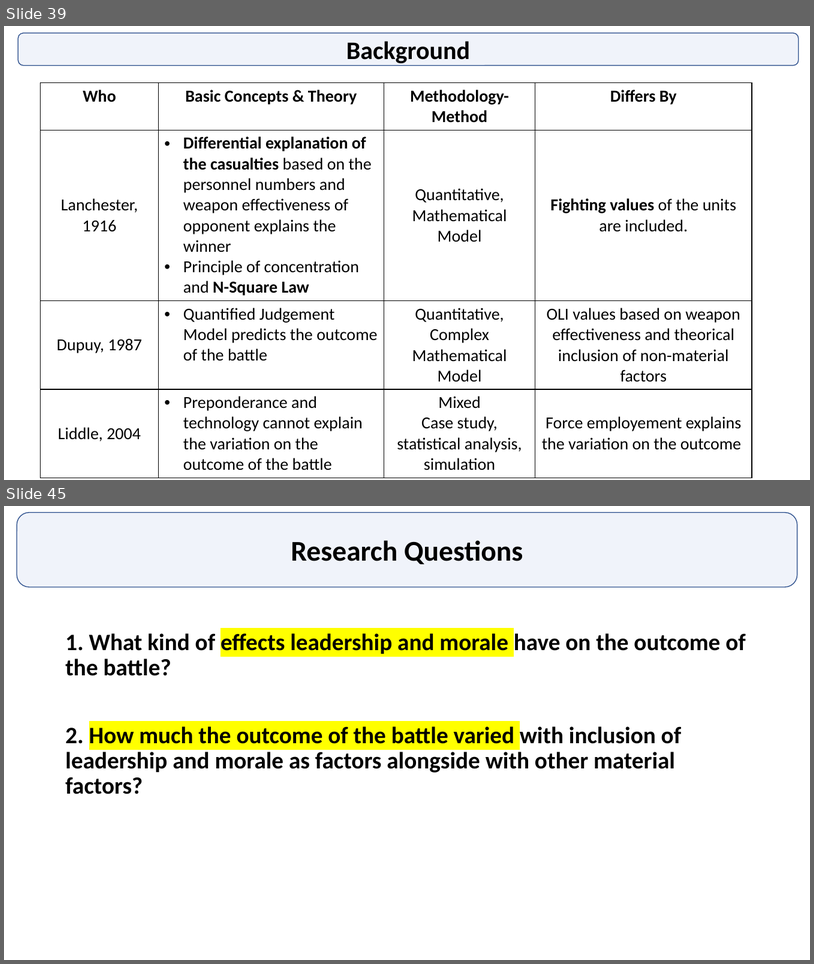
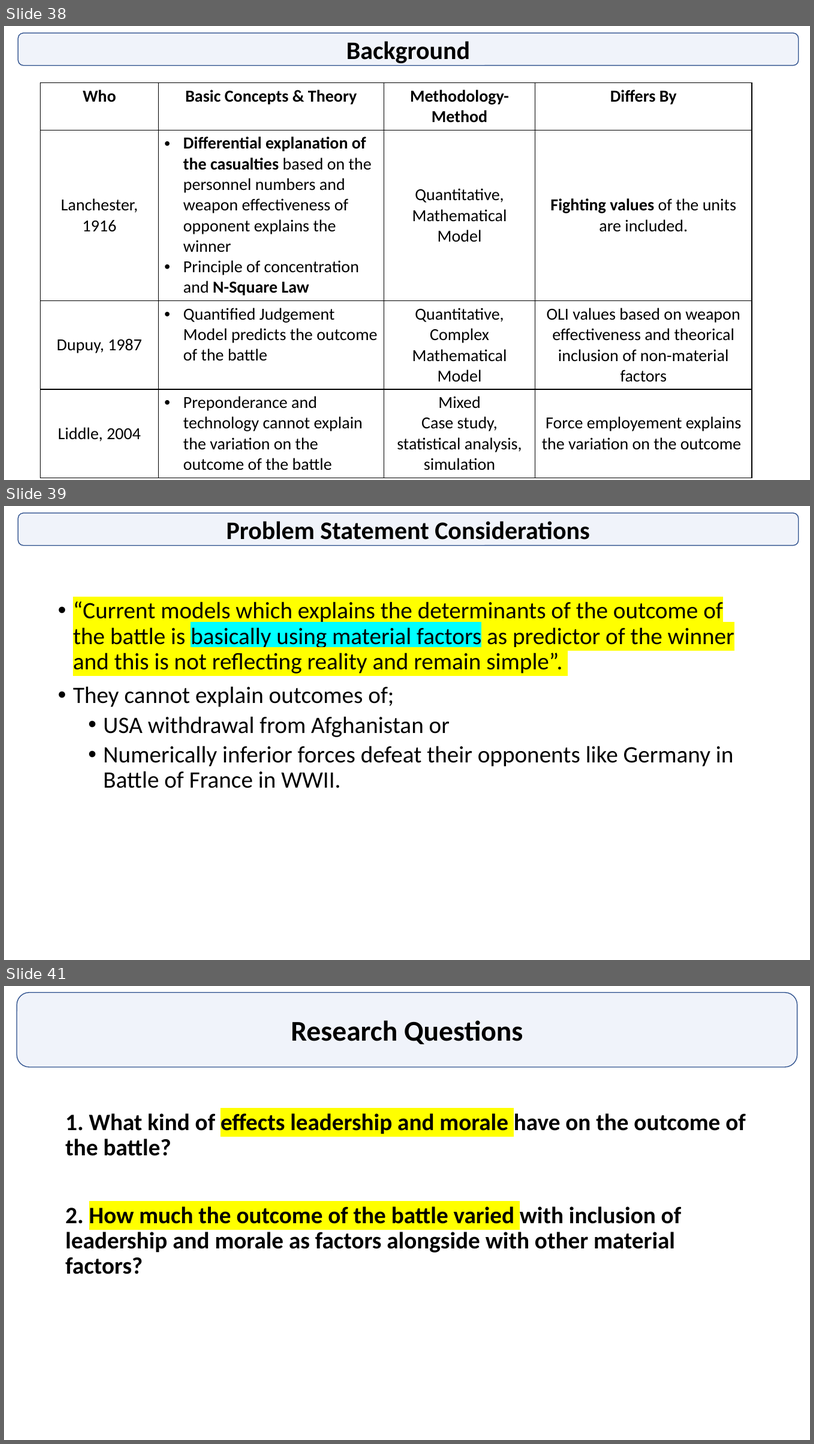
Before and after one commit to GurkanGitHub/PhD, a slide deck: PhD Discussion.pptx. Shown one above the other, each under a label of ours: slides 39 and 45 before the commit, slides 38, 39 and 41 after it; the slides between them are not shown. The pictures are 814x964 and 814x1444 pixels, drawn with LibreOffice and Linux fonts; fonts in the diff are those of the drawing. Boxes give left, top, right and bottom in pixels: in the first picture for what was removed or moved away, otherwise in the second. Text is boxed around its words. In the diff, an @@ line names an element or a change of style, - is before the commit and + after.

```diff
--- a/PhD Discussion.pptx
+++ b/PhD Discussion.pptx
@@ slide 39 added at bbox=[4, 506, 810, 960], background #FFFFFF @@
@@ rounded rectangle added at bbox=[18, 513, 799, 546], fill #4472C4 at 8% opacity, outline #325491 1 pt, 30 pt, text #000000, bold @@
+Problem Statement Considerations
@@ text added at bbox=[73, 601, 735, 788], 28 pt, text #000000 @@
+• “Current models which explains the determinants of the outcome of the battle is basically using material factors as predictor of the winner and this is not reflecting reality and remain simple”.
+• They cannot explain outcomes of;
+  • USA withdrawal from Afghanistan or
+  • Numerically inferior forces defeat their opponents like Germany in Battle of France in WWII.
@@ what was slide 39 is now slide 38 @@
@@ what was slide 45 is now slide 41 @@
```
Also in this commit, not shown: 2 slides changed, 7 slides removed, 5 other files.
